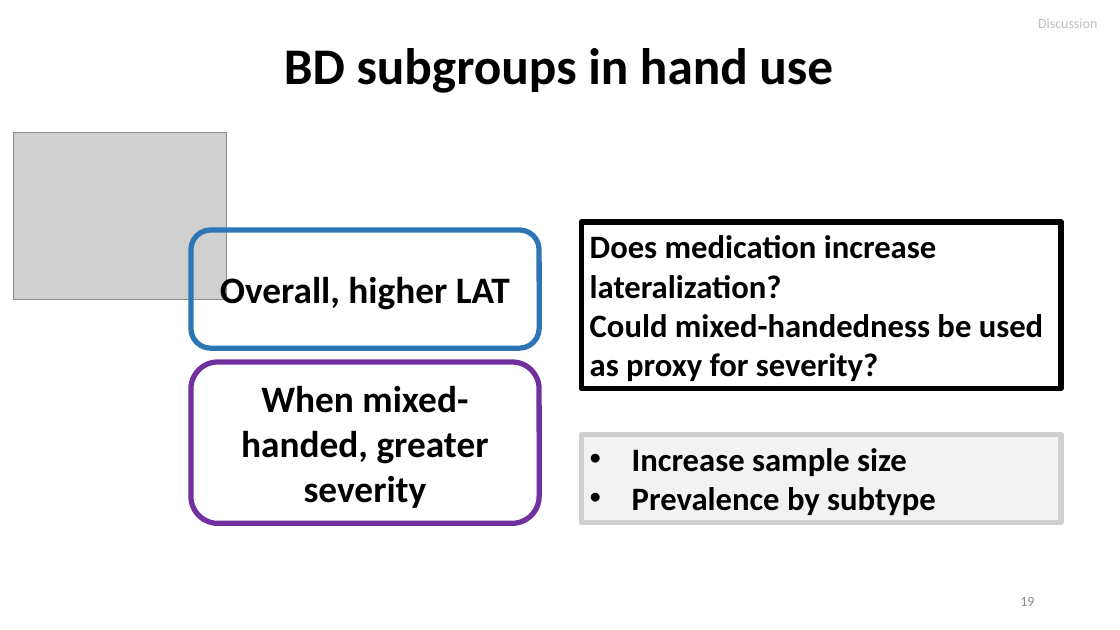
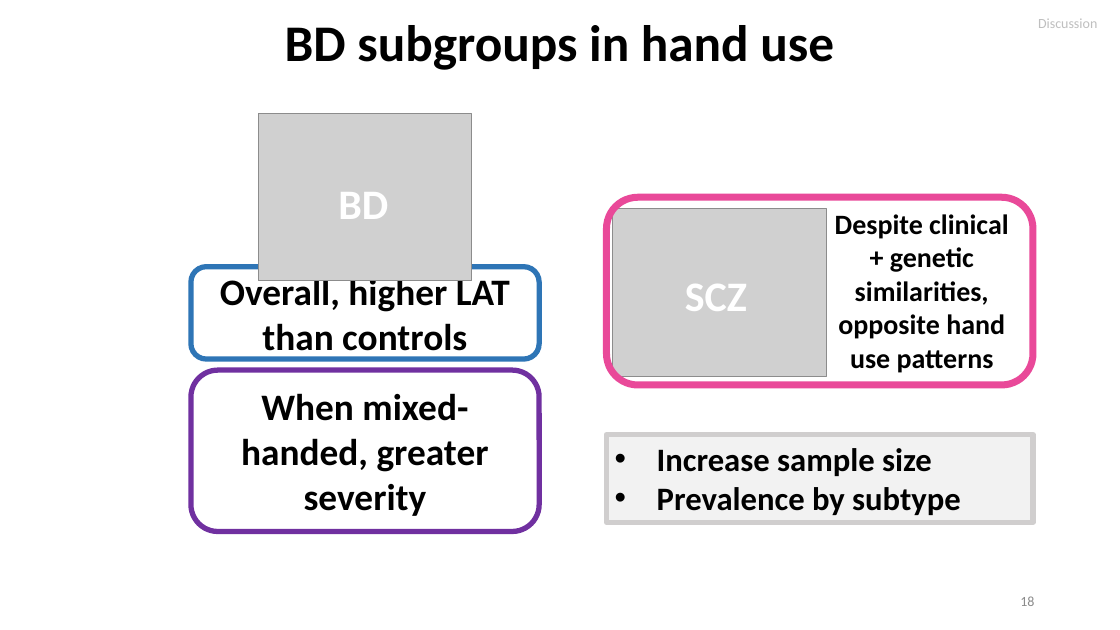
Before and after one commit to igarcia17/EHI_laterality, a slide deck: slide 18 of NorthSeaLateralityCongress_InesGarciaOrtiz.pptx (slide 19 before the commit). Drawn at 1120x630 pixels with LibreOffice and Linux fonts; fonts in the diff are those of the drawing; grey boxes stand for pictures. Boxes give left, top, right and bottom in pixels: in the first picture for what was removed or moved away, otherwise in the second. Text is boxed around its words. In the diff, an @@ line names an element or a change of style, - is before the commit and + after.

```diff
--- a/NorthSeaLateralityCongress_InesGarciaOrtiz.pptx
+++ b/NorthSeaLateralityCongress_InesGarciaOrtiz.pptx
@@ title "BD subgroups in hand use": place and size @@
-title "BD subgroups in hand use" at (284,48,833,93)
+title "BD subgroups in hand use" at (285,25,834,70)
@@ picture: place and size @@
-picture at (13,133,227,300)
+picture at (258,113,471,281)
@@ text added at (338,192,388,219), 36 pt, text #FFFFFF, bold @@
+BD
@@ rectangle removed at (581,222,1061,389) @@
-Does medication increase lateralization?
-Could mixed-handedness be used as proxy for severity?
@@ group added at (607,197,1033,386): 2 texts, 1 picture, 1 rounded rectangle @@
+SCZ
+Despite clinical + genetic similarities, opposite hand use patterns
@@ rounded rectangle "Overall, higher LAT than controls": place and size @@
-rounded rectangle "Overall, higher LAT than controls" at (191,230,539,349)
+rounded rectangle "Overall, higher LAT than controls" at (191,266,539,359)
@@ text in rounded rectangle at (220,274,510,360): text changed @@
-Overall, higher LAT
+Overall, higher LAT than controls
@@ rounded rectangle "When mixed-handed, greater severity": place and size @@
-rounded rectangle "When mixed-handed, greater severity" at (191,362,539,523)
+rounded rectangle "When mixed-handed, greater severity" at (191,371,539,532)
@@ rectangle "Increase sample size": place and size @@
-rectangle "Increase sample size" at (581,434,1061,522)
+rectangle "Increase sample size" at (607,434,1033,522)
@@ page number at (1020,596,1034,606): text changed @@
-19
+18
```
Also in this commit, not shown: 13 other slides changed, 1 slide removed.
